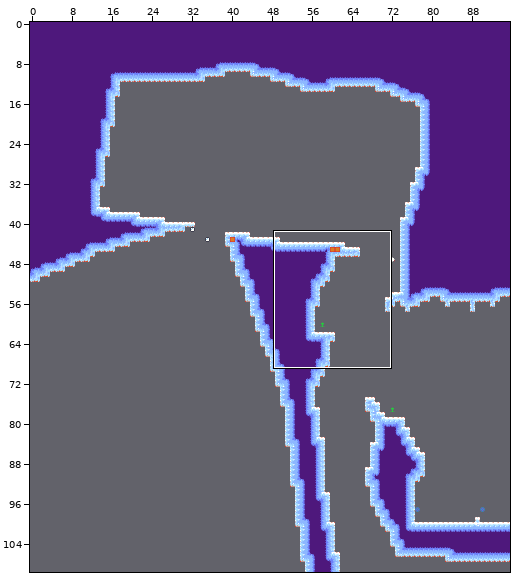
One commit to this Tiled map: mapping_tools/tilemaps/ice2.tmx. The picture above shows the old version from afar; the outline marks the close-up.
Close-up. As it was:
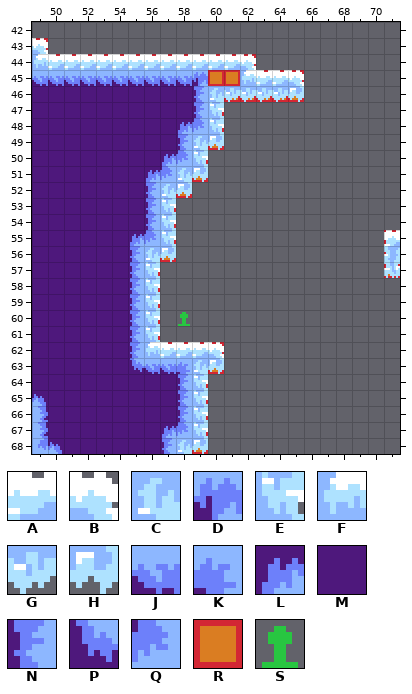
Cells are 8x8 px. Shown: x 49..71, y 42..68. The commit also changed other parts of the map, which this record leaves out.
Key: from "ice": A 1, B 2, C 3, D 11, E 15, F 16, G 27, H 28, J 50, K 51, L 60, M 63, N 64, P 73, Q 77; from "tools": R 1 "ground", S 19 "Checkpoint".
_ is an empty cell, # one hidden under a higher layer.
Layers that did not change in this view are not listed.
Layer "draft" before, first column x 56:
42 _____________
43 _____________
44 RRRRRRR______
45 ####RR#RRR___
46 #####RRRRR___
47 ####R________
48 ####R________
49 ####R________
50 ###R_________
51 ###R_________
52 ##R__________
53 #R___________
54 #R___________
55 #R___________
56 #R___________
57 R____________
58 R____________
59 R____________
60 R____________
61 R____________
62 #RRRR________
63 ####R________
64 ###R_________
65 ###R_________
66 ###R_________
67 ###R_________
68 ###R_________
Layer "map" before, first column x 54:
42 _______________
43 _______________
44 AAAAAAAAB______
45 JJJJJD__FAAB___
46 MMMMMNCGGGGH___
47 MMMMMNE________
48 MMMMLQE________
49 MMMMNCH________
50 MMMLQE_________
51 MMLQCH_________
52 MMNCH__________
53 MMNE___________
54 MMNE___________
55 MLQE___________
56 MNCH___________
57 MNE____________
58 MNE____________
59 MNE____________
60 MNE____________
61 MNE____________
62 MNFAAAB________
63 MPJJKCH________
64 MMMMNE_________
65 MMMMNE_________
66 MMMMNE_________
67 MMMLQE_________
68 MMMNCH_________
And afterwards:
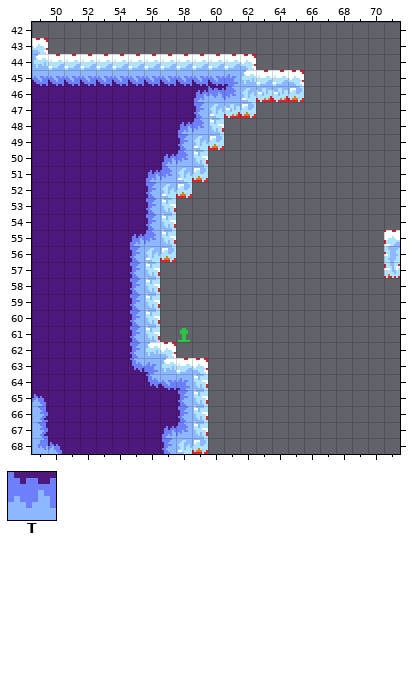
Further tiles: from "ice": T 76.
Diff:
Changed rows in their new state; . is an unchanged cell.
Layer "entity":
first column x 58:
60 _
61 S
Layer "draft":
first column x 61:
47 RR
first column x 58:
62 ___
63 .._
Layer "map":
first column x 59:
45 JJK.
46 LTQC
47 .CGH
first column x 56:
62 .B___
63 KFAB_
64 PJK..
